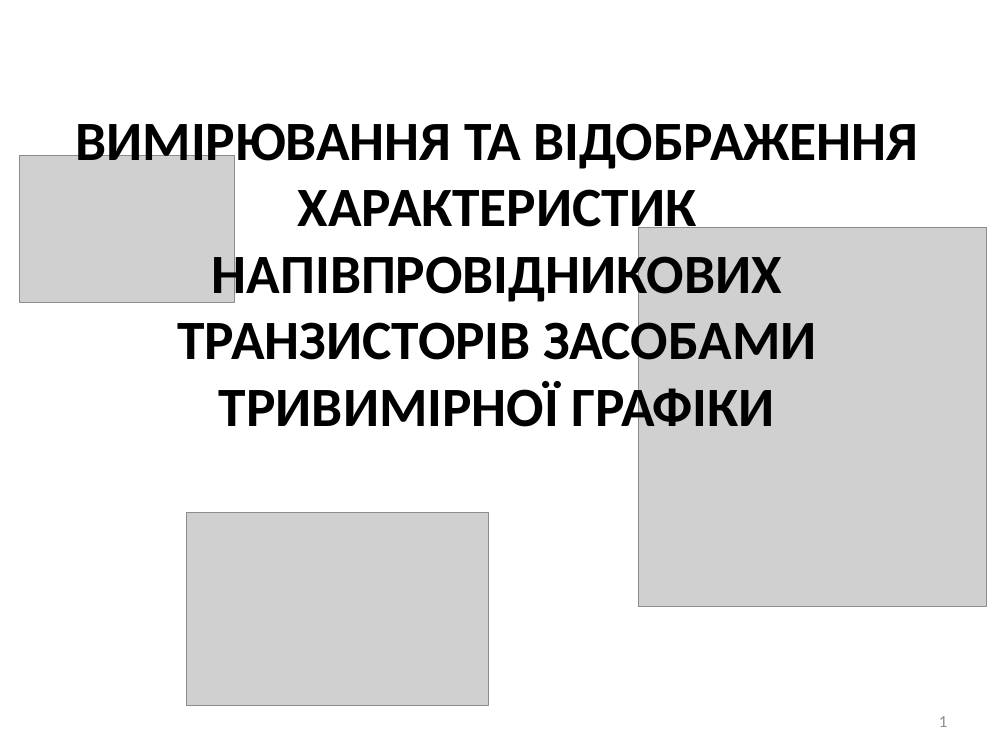
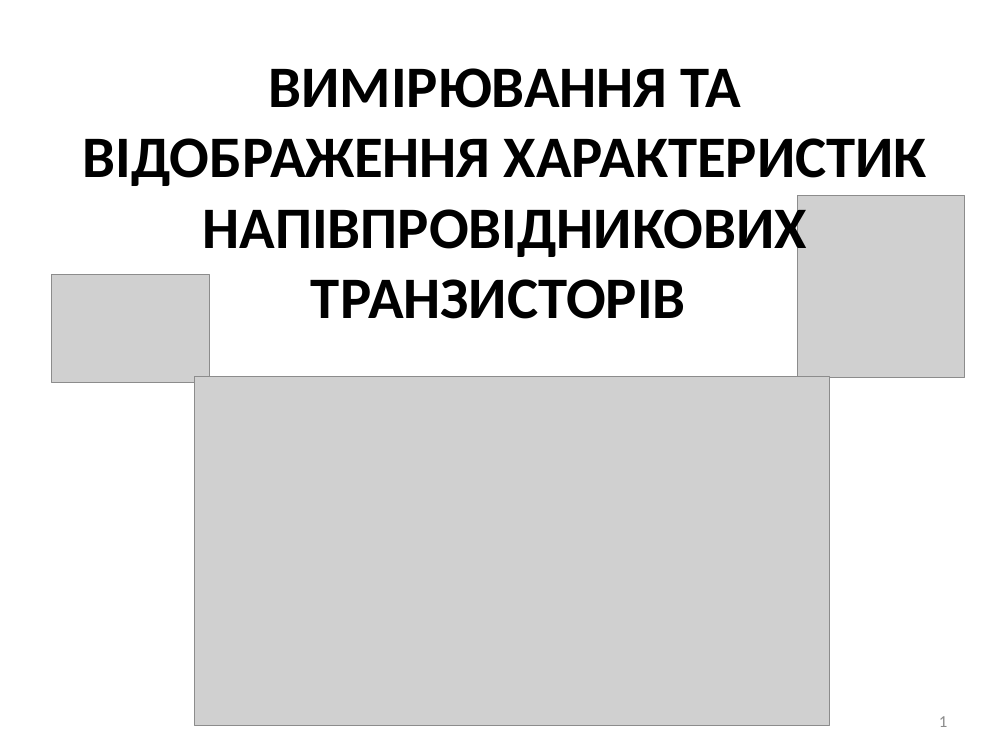
Before and after one commit to DoctorScrept/Temp, a slide deck: slide 1 of Report/DiplomReportPrint.pptx. Drawn at 1008x756 pixels with LibreOffice and Linux fonts; fonts in the diff are those of the drawing; grey boxes stand for pictures. Boxes give left, top, right and bottom in pixels: in the first picture for what was removed or moved away, otherwise in the second. Text is boxed around its words. In the diff, an @@ line names an element or a change of style, - is before the commit and + after.

Commit message:
remove one slide

```diff
--- a/Report/DiplomReportPrint.pptx
+++ b/Report/DiplomReportPrint.pptx
@@ title at bbox=[83, 68, 927, 319]: text changed; size 39.6 to 42 pt @@
-ВИМІРЮВАННЯ ТА ВІДОБРАЖЕННЯ ХАРАКТЕРИСТИК НАПІВПРОВІДНИКОВИХ ТРАНЗИСТОРІВ ЗАСОБАМИ ТРИВИМІРНОЇ ГРАФІКИ
+ВИМІРЮВАННЯ ТА ВІДОБРАЖЕННЯ ХАРАКТЕРИСТИК НАПІВПРОВІДНИКОВИХ ТРАНЗИСТОРІВ
@@ picture: place and size @@
-picture at bbox=[639, 227, 987, 607]
+picture at bbox=[797, 196, 965, 378]
@@ picture: place and size @@
-picture at bbox=[20, 156, 235, 303]
+picture at bbox=[51, 275, 209, 383]
@@ picture added at bbox=[195, 376, 830, 726] @@
@@ picture removed at bbox=[186, 513, 488, 707] @@
```
Also in this commit, not shown: 1 other slide changed, 1 slide removed, 2 other files.
